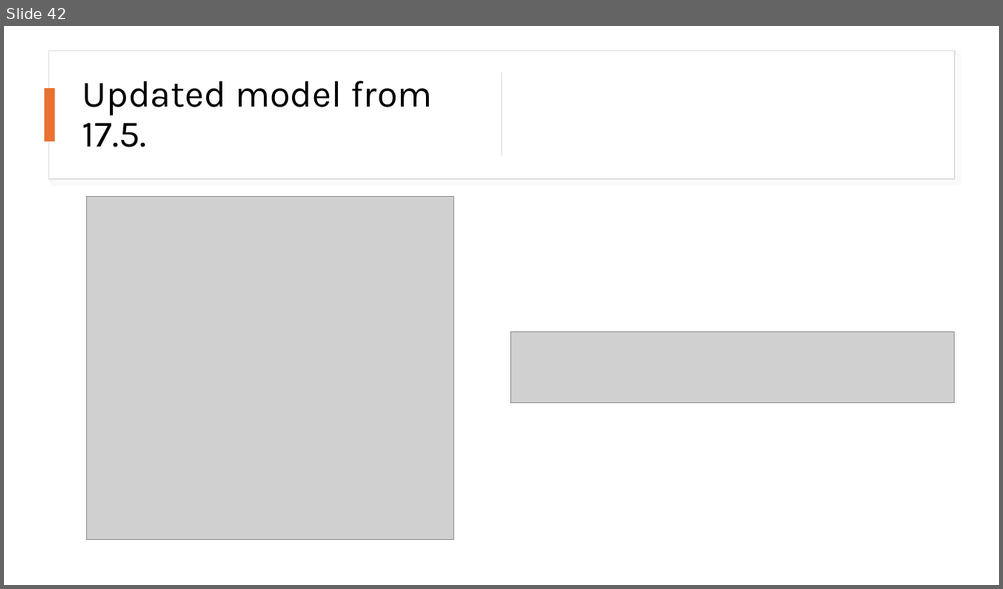
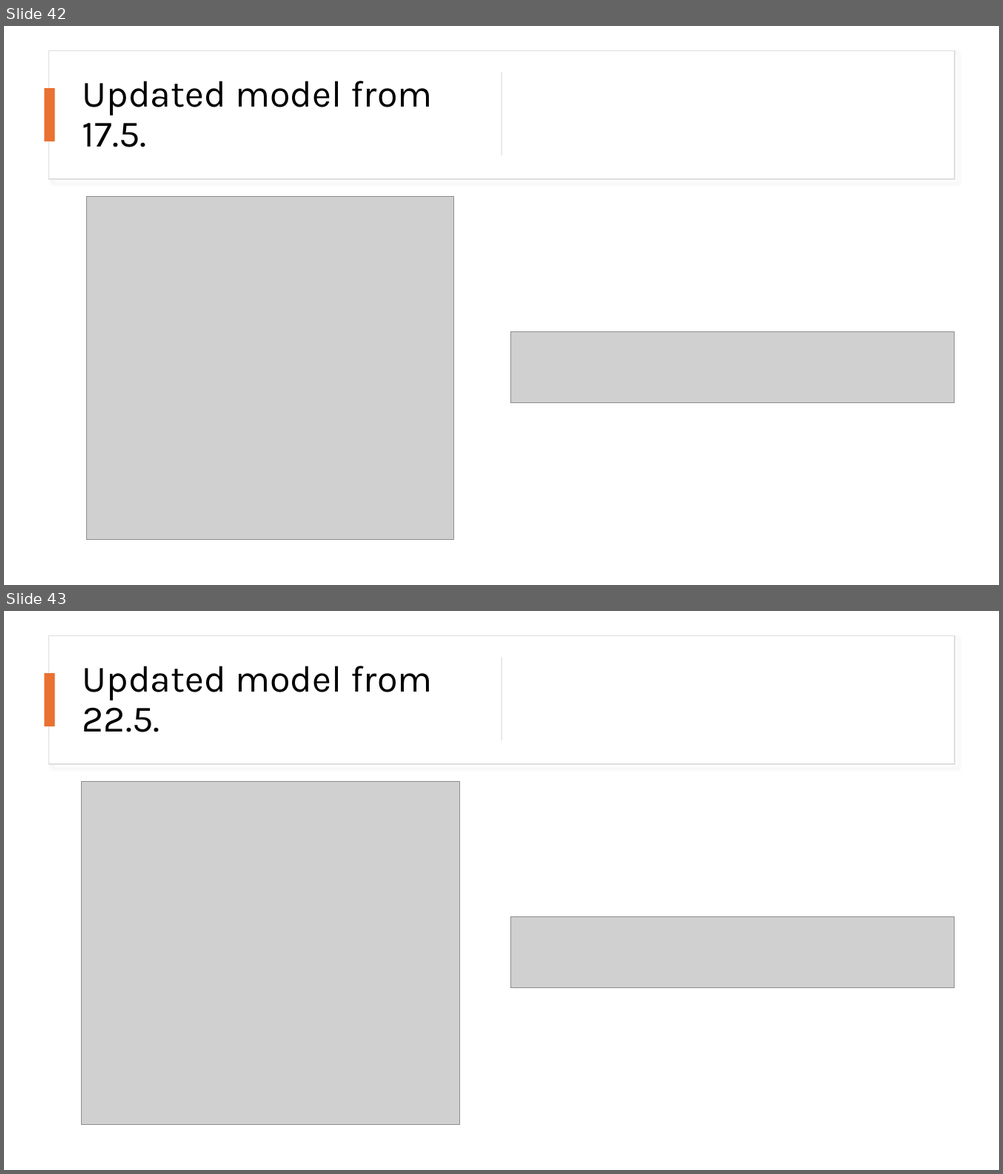
Before and after one commit to kutalekj/football-outcomes-predictor, a slide deck: src/apifootball_model/main_model_training_experiments/25-03-18/TensorBoard_logs.pptx. Shown one above the other, each under a label of ours: slide 42 before the commit, slides 42 and 43 after it. The pictures are 1003x589 and 1003x1174 pixels, drawn with LibreOffice and Linux fonts; fonts in the diff are those of the drawing; grey boxes stand for pictures. Boxes give left, top, right and bottom in pixels: in the first picture for what was removed or moved away, otherwise in the second. Text is boxed around its words. In the diff, an @@ line names an element or a change of style, - is before the commit and + after.

Commit message:
Update trained main model and records file and graph

```diff
--- a/src/apifootball_model/main_model_training_experiments/25-03-18/TensorBoard_logs.pptx
+++ b/src/apifootball_model/main_model_training_experiments/25-03-18/TensorBoard_logs.pptx
@@ slide 43 added at (x1=4, y1=611, x2=999, y2=1170), background #FFFFFF @@
@@ rectangle added at (x1=48, y1=635, x2=955, y2=764), fill #FFFFFF, outline #DEDEDE 1 pt @@
@@ rectangle added at (x1=44, y1=674, x2=55, y2=727), fill #E97132 @@
@@ text added at (x1=82, y1=666, x2=432, y2=732), 36 pt, text #000000 @@
+Updated model from 22.5.
@@ rectangle added at (x1=501, y1=657, x2=502, y2=741), fill #D5D5D5 @@
@@ picture added at (x1=82, y1=782, x2=460, y2=1125) @@
@@ picture added at (x1=511, y1=917, x2=954, y2=988) @@
```
Also in this commit, not shown: 6 other files.
